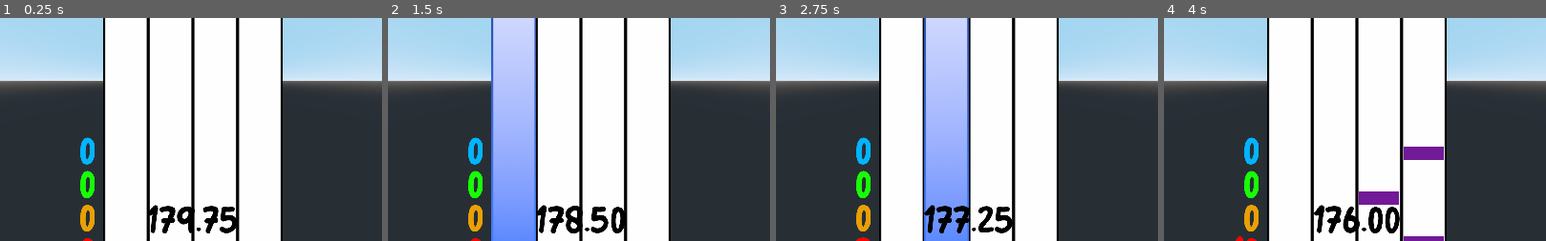
Above: before the commit, frames 1-4 (left to right).
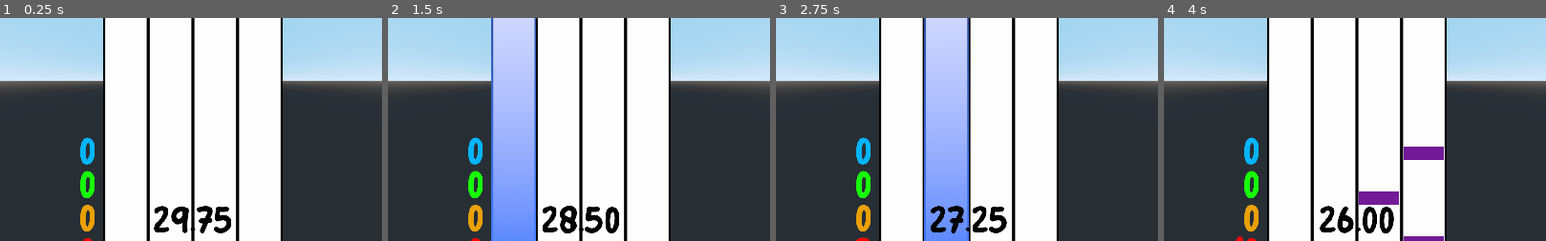
Above: after the commit, the same moments.

Repository: Xwilarg/BearJam
Game: Godot game, scene res://Scenes/Night.tscn
Same seed, same stepped clock (60 frames per second), same inputs: the game is played once before the commit and once after it. This scene is started directly instead of the project's main scene.
Inputs (mouse positions are % of the whole screen's width and height, from its top left):
- Up to frame 1 (0.25 s): no input
- Up to frame 2 (1.5 s): tap Enter at 0.5 s; move the mouse to (72, 45) at 0.52 s; hold D (right) 0.53-1.28 s; tap K (Line_2) at 0.6 s; click (72, 45) at 0.67 s; move the mouse to (30, 55) at 1.27 s; hold S (backward) from 1.28 s (still down); tap L (Line_3) at 1.35 s
- Up to frame 3 (2.75 s): move the mouse to (60, 28) at 2.02 s; release S (backward) at 2.03 s; hold D (right) from 2.03 s (still down); hold Space (action_spacebar) from 2.03 s (still down)
- Up to frame 4 (4 s): move the mouse to (45, 70) at 2.77 s; release D (right) at 2.78 s; release Space (action_spacebar) at 2.78 s; hold W (forward) 2.78-3.53 s; tap K (Line_2) at 2.85 s; click (45, 70) at 2.92 s; move the mouse to (80, 65) at 3.52 s; hold A (left) from 3.53 s (still down); tap L (Line_3) at 3.6 s
The pictures show only the part of the screen within x 25-75%, y 36-86%; the shares and areas given below are measured in that part.

The runs differ from the first frame. In frame 1, 1.6% of the frame differs, in the area x 39-62%, y 83-97%; in frame 2, 1.8%; in frame 3, 1.6%; in frame 4, 1.8%.

Commit message:
Improve gameover

Diff:
--- /dev/null
+++ b/Scenes/GameOver.tscn
@@ -0,0 +1,83 @@
+[gd_scene load_steps=11 format=2]
+
+[ext_resource path="res://assets/Gravestone Classic.glb" type="PackedScene" id=1]
+[ext_resource path="res://assets/Dirt.glb" type="PackedScene" id=2]
+[ext_resource path="res://Fonts/Pulang.ttf" type="DynamicFontData" id=3]
+[ext_resource path="res://Scripts/GameOver.gd" type="Script" id=4]
+[ext_resource path="res://assets/Gravestone Coffin Shape.glb" type="PackedScene" id=5]
+[ext_resource path="res://assets/Gravestone Short.glb" type="PackedScene" id=6]
+
+[sub_resource type="BoxShape" id=4]
+
+[sub_resource type="SpatialMaterial" id=3]
+albedo_color = Color( 0.156863, 0.384314, 0, 1 )
+
+[sub_resource type="CubeMesh" id=5]
+material = SubResource( 3 )
+
+[sub_resource type="DynamicFont" id=6]
+size = 30
+font_data = ExtResource( 3 )
+
+[node name="Spatial" type="Spatial"]
+script = ExtResource( 4 )
+
+[node name="Floor" type="StaticBody" parent="."]
+
+[node name="CollisionShape" type="CollisionShape" parent="Floor"]
+transform = Transform( 400, 0, 0, 0, 0.2, 0, 0, 0, 400, 0, -0.2, 0 )
+shape = SubResource( 4 )
+
+[node name="MeshInstance" type="MeshInstance" parent="Floor/CollisionShape"]
+mesh = SubResource( 5 )
+
+[node name="Camera" type="Camera" parent="."]
+transform = Transform( 1, 0, 0, 0, 0.824274, 0.56619, 0, -0.56619, 0.824274, 0, 0.89297, -0.0973934 )
+
+[node name="Gravestone Classic" parent="." instance=ExtResource( 1 )]
+transform = Transform( 1, 0, 0, 0, 1, 0, 0, 0, 1, 0, 0, -1.12041 )
+
+[node name="Dirt" parent="." instance=ExtResource( 2 )]
+transform = Transform( 1, 0, 0, 0, 1, 0, 0, 0, 1, -0.0138958, 0, -0.713159 )
+
+[node name="Label3D" type="Label3D" parent="."]
+transform = Transform( 1, 0, 0, 0, 1, 0, 0, 0, 1, 0, 0.45688, -1.03833 )
+pixel_size = 0.002
+text = "Joe the Squirrel
+
+Eaten by a bear
+
+Score:
+"
+font = SubResource( 6 )
+
+[node name="Gravestone Coffin Shape" parent="." instance=ExtResource( 5 )]
+transform = Transform( 1, 0, 0, 0, 1, 0, 0, 0, 1, 0.925663, 0, -2.06094 )
+
+[node name="Gravestone Short" parent="." instance=ExtResource( 6 )]
+transform = Transform( 1, 0, 0, 0, 1, 0, 0, 0, 1, -1.00229, 0, -2.04641 )
+
+[node name="Dirt2" parent="." instance=ExtResource( 2 )]
+transform = Transform( 1, 0, 0, 0, 1, 0, 0, 0, 1, -1.02787, 0, -1.66948 )
+
+[node name="Dirt3" parent="." instance=ExtResource( 2 )]
+transform = Transform( 1, 0, 0, 0, 1, 0, 0, 0, 1, 0.937881, 0, -1.66948 )
+
+[node name="Label3D2" type="Label3D" parent="."]
+transform = Transform( 1, 0, 0, 0, 1, 0, 0, 0, 1, -1.00384, 0.335534, -1.95605 )
+pixel_size = 0.002
+text = "Rodrigues the Deer
+
+Eaten by a bear"
+font = SubResource( 6 )
+
+[node name="Label3D3" type="Label3D" parent="."]
+transform = Transform( 1, 0, 0, 0, 1, 0, 0, 0, 1, 0.918847, 0.45688, -1.94976 )
+pixel_size = 0.002
+text = "Spidey the Human
+
+Doing well but
+wanted to have
+a tombstone
+too"
+font = SubResource( 6 )
--- /dev/null
+++ b/Scripts/GameOver.gd
@@ -0,0 +1,4 @@
+extends Spatial
+
+func _ready():
+	$Label3D.text += str(GameSytem.finalScore)
--- a/Scripts/GameSytem.gd
+++ b/Scripts/GameSytem.gd
@@ -3,10 +3,12 @@
 var permissiveness = .5 # How much error margin you have when clicking a note
 var maxBurst = 3 # Number of patterns that can follow each others
 var delayBetweenNotes = 0.1 # Number of seconds between each notes
-var songDuration = 180 # Duration of the song
+var songDuration = 30 # Duration of the song
 
 var day_time = 0;
 var note_speed = 10;
+
+var finalScore: int
 
 enum ResourceType { WOOD, ROCK, SCRAP, CANDY}
 var residents_ressources = [0, 0, 0, 0];
--- a/Scripts/Night.gd
+++ b/Scripts/Night.gd
@@ -99,7 +99,8 @@
 	musicTimer -= delta
 	timerLabel.text = "%.2f" % musicTimer
 	if musicTimer <= 0.0:
-		pass # End of the game
+		GameSytem.finalScore = ((nbGreat * 300) + (nbGood * 100) + (nbBad * 50)) * GameSytem.permissiveness
+		get_tree().change_scene("res://Scenes/GameOver.tscn")
 
 	timer -= delta
 	if timer <= 0.0:
Not shown: 1 places in Scenes/MainMenu.tscn that only renumber resources
